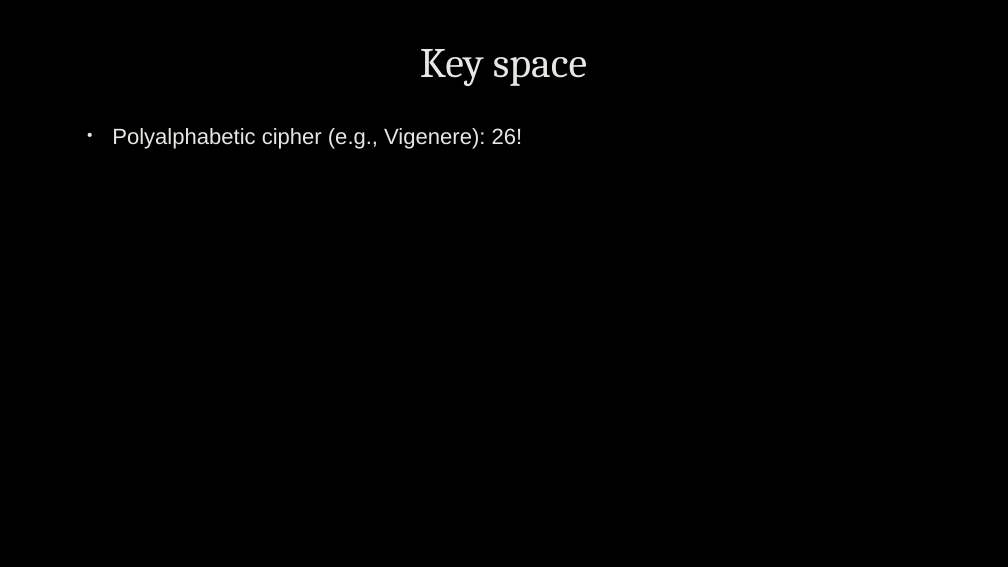
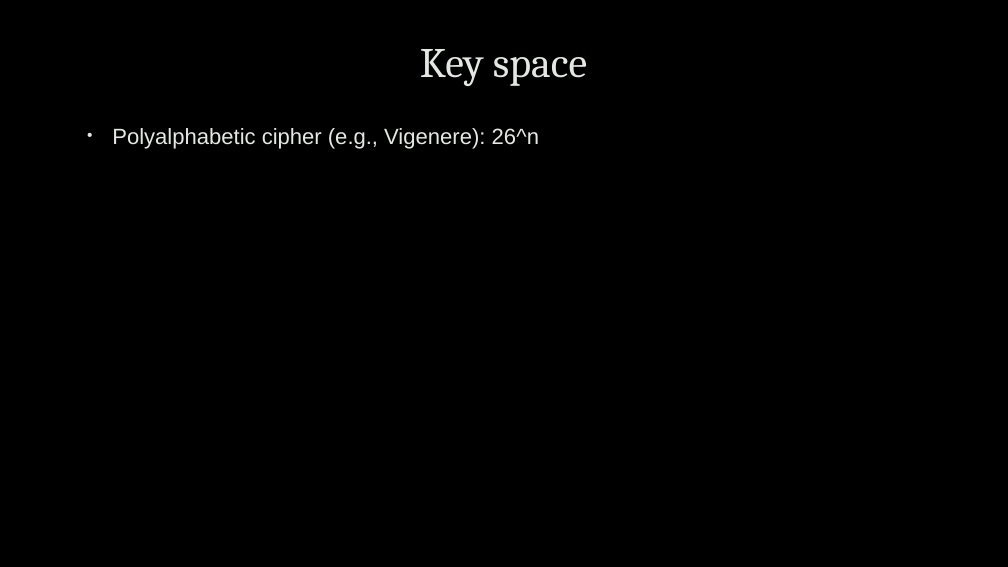
Before and after one commit to uwacyber/cits1003, a slide deck: slide 18 of cits1003-lecture_slides/CITS1003-2 Cryptography-exercises.pptx. Drawn at 1008x567 pixels with LibreOffice and Linux fonts; fonts in the diff are those of the drawing; background and template pictures are left out. Boxes give left, top, right and bottom in pixels: in the first picture for what was removed or moved away, otherwise in the second. Text is boxed around its words. In the diff, an @@ line names an element or a change of style, - is before the commit and + after.

Commit message:
updates the key space for Polyalphabetic cipher

```diff
--- a/cits1003-lecture_slides/CITS1003-2 Cryptography-exercises.pptx
+++ b/cits1003-lecture_slides/CITS1003-2 Cryptography-exercises.pptx
@@ text at (x1=112, y1=128, x2=539, y2=149): text changed @@
-• Polyalphabetic cipher (e.g., Vigenere): 26!
+• Polyalphabetic cipher (e.g., Vigenere): 26^n
```
Also in this commit, not shown: 1 other slide changed.
